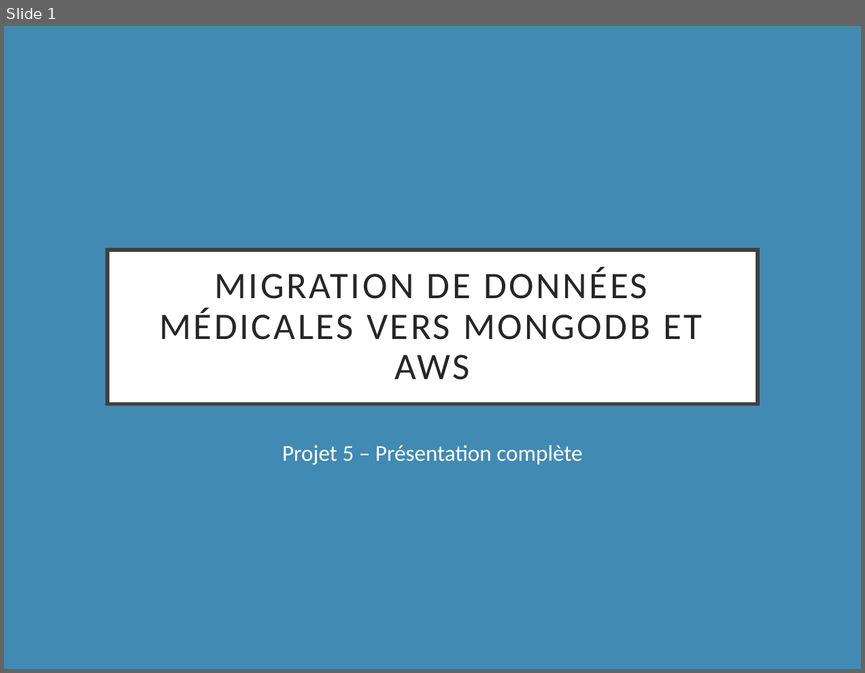
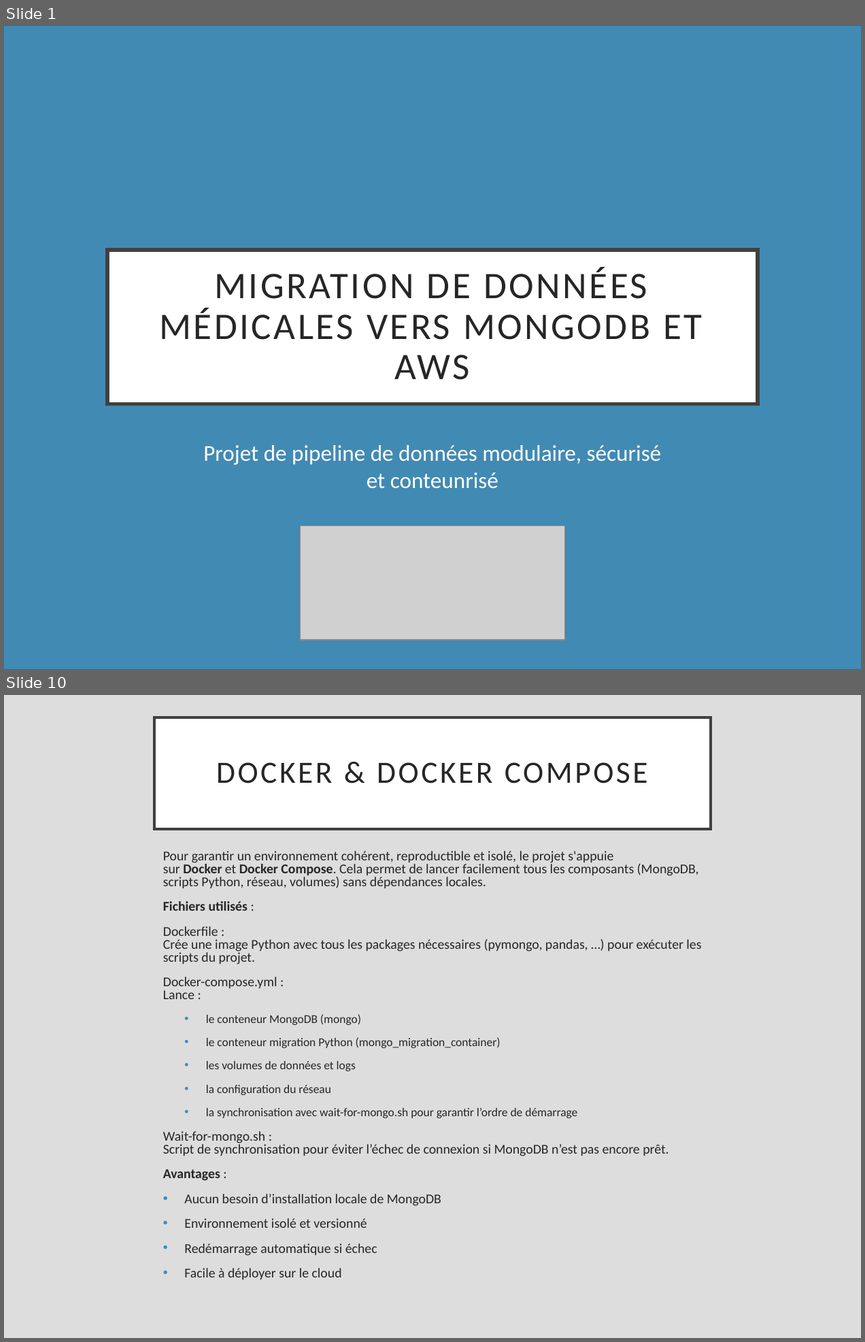
Before and after one commit to alexqtn/projet_5, a slide deck: Presantation.pptx. Shown one above the other, each under a label of ours: slide 1 before the commit, slides 1 and 10 after it; the slides between them are not shown. The pictures are 865x673 and 865x1342 pixels, drawn with LibreOffice and Linux fonts; fonts in the diff are those of the drawing; grey boxes stand for pictures. Boxes give left, top, right and bottom in pixels: in the first picture for what was removed or moved away, otherwise in the second. Text is boxed around its words. In the diff, an @@ line names an element or a change of style, - is before the commit and + after.

```diff
--- a/Presantation.pptx
+++ b/Presantation.pptx
@@ slide 10 added at box(4, 695, 861, 1338), background #DDDDDD @@
@@ title added at box(154, 717, 710, 829), fill #FFFFFF, outline #404040 2.5 pt, 26 pt, text #262626 @@
+DOCKER & DOCKER COMPOSE
@@ text added at box(163, 851, 701, 1279), 11.2 pt, text #262626 @@
+Pour garantir un environnement cohérent, reproductible et isolé, le projet s'appuie sur Docker et Docker Compose. Cela permet de lancer facilement tous les composants (MongoDB, scripts Python, réseau, volumes) sans dépendances locales.
+Fichiers utilisés :
+Dockerfile :
+Crée une image Python avec tous les packages nécessaires (pymongo, pandas, …) pour exécuter les scripts du projet.
+Docker-compose.yml :
+Lance :
+  • le conteneur MongoDB (mongo)
+  • le conteneur migration Python (mongo_migration_container)
+  • les volumes de données et logs
+  • la configuration du réseau
+  • la synchronisation avec wait-for-mongo.sh pour garantir l’ordre de démarrage
+Wait-for-mongo.sh :
+Script de synchronisation pour éviter l’échec de connexion si MongoDB n’est pas encore prêt.
+Avantages :
+• Aucun besoin d’installation locale de MongoDB
+• Environnement isolé et versionné
+• Redémarrage automatique si échec
+• Facile à déployer sur le cloud
@@ slide 1 changed as well @@
@@ subtitle at box(203, 445, 662, 488): text changed @@
-Projet 5 – Présentation complète
+Projet de pipeline de données modulaire, sécurisé et conteunrisé
@@ picture added at box(300, 526, 564, 639) @@
```
Also in this commit, not shown: 2 other slides changed, 17 other slides added, 8 slides removed, 6 other files.
